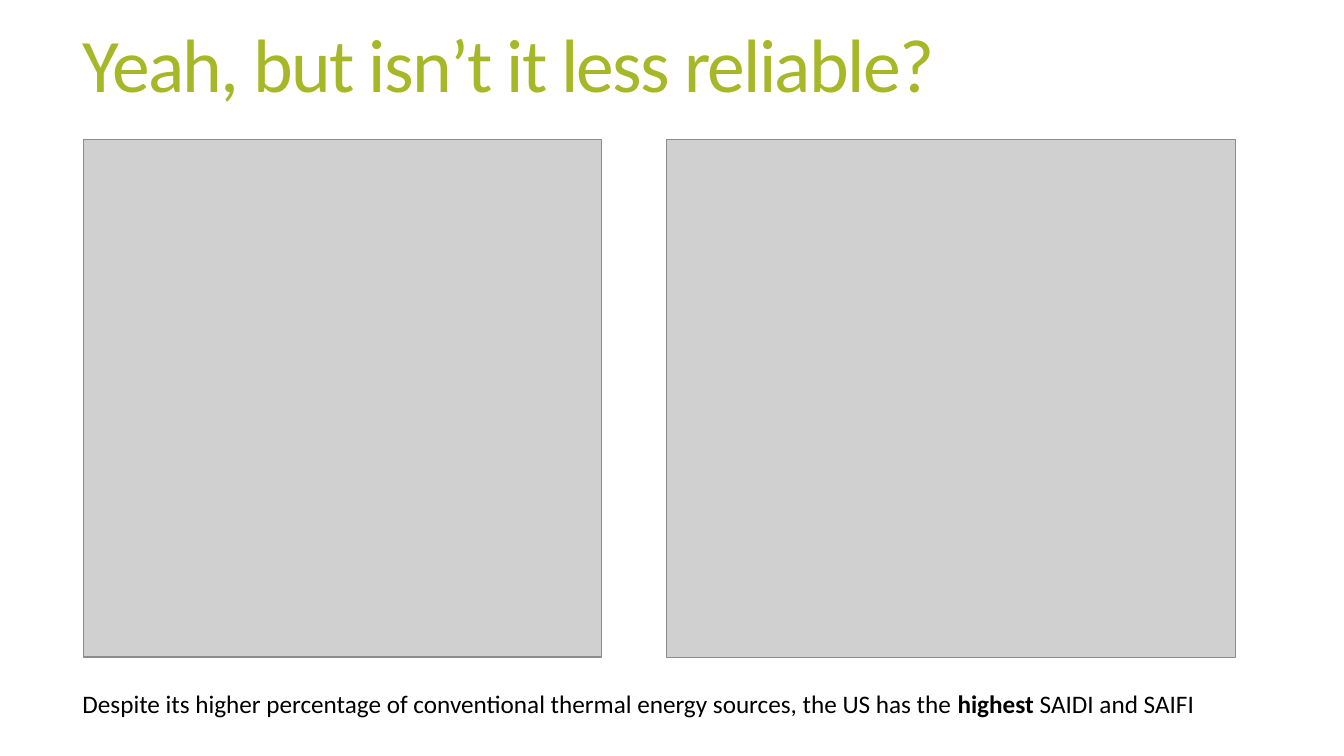
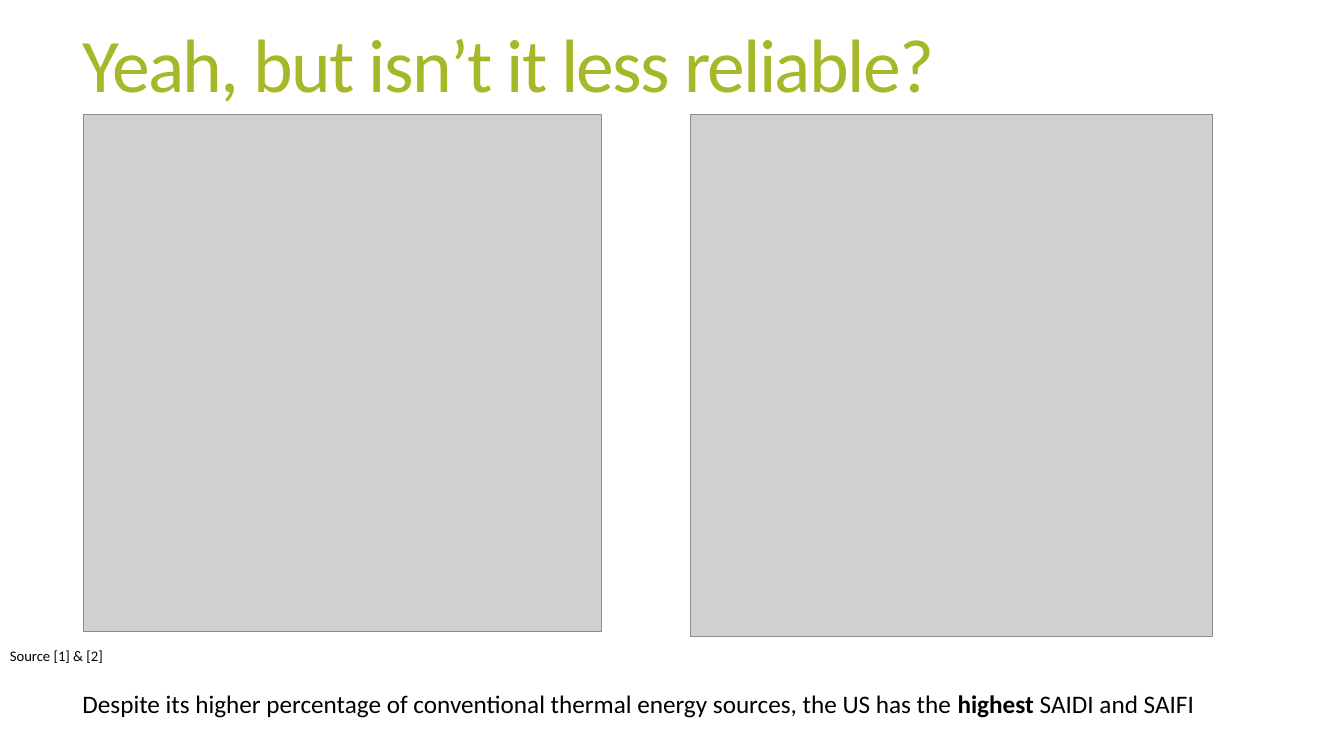
Before and after one commit to megball/DS6390-project, a slide deck: slide 5 of docs/MeganBall_Energy_DataStory_DS6390.pptx. Drawn at 1344x756 pixels with LibreOffice and Linux fonts; fonts in the diff are those of the drawing; grey boxes stand for pictures. Boxes give left, top, right and bottom in pixels: in the first picture for what was removed or moved away, otherwise in the second. Text is boxed around its words. In the diff, an @@ line names an element or a change of style, - is before the commit and + after.

```diff
--- a/docs/MeganBall_Energy_DataStory_DS6390.pptx
+++ b/docs/MeganBall_Energy_DataStory_DS6390.pptx
@@ picture moved from (x1=84, y1=140, x2=601, y2=657) to (x1=84, y1=115, x2=601, y2=632) @@
@@ picture resized from (x1=666, y1=139, x2=1236, y2=657) to (x1=691, y1=115, x2=1213, y2=637) @@
@@ text added at (x1=10, y1=650, x2=102, y2=663), 10.5 pt, text #000000 @@
+Source [1] & [2]
```
Also in this commit, not shown: 5 other slides changed, 5 other files.
